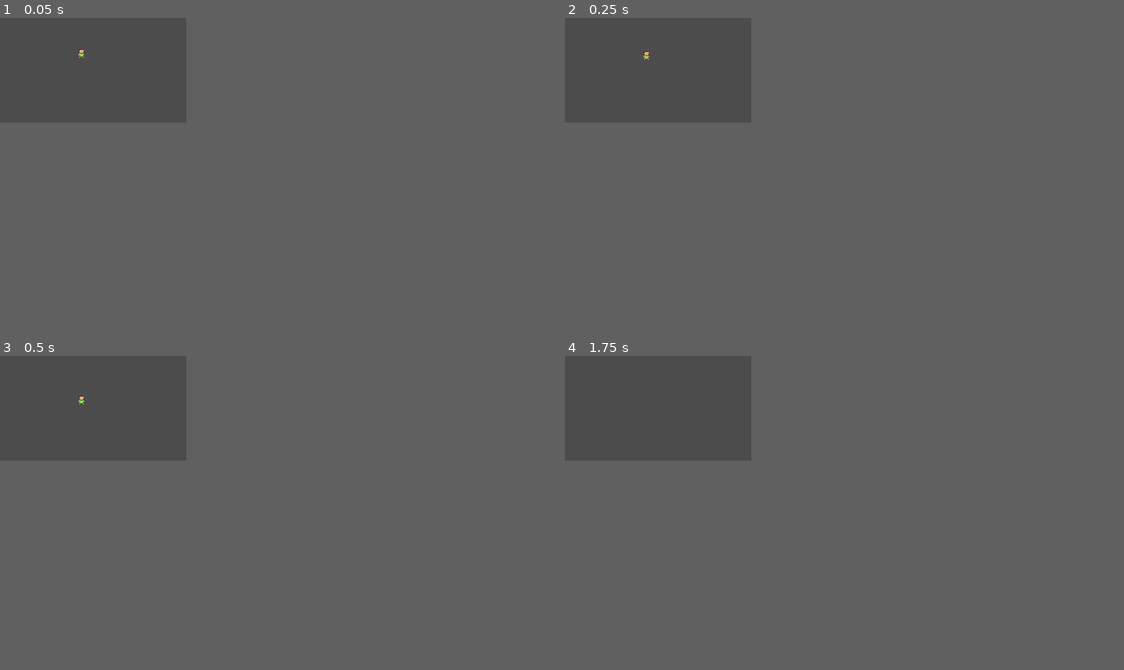
Above: before the commit, frames 1-4 (two rows, left to right).
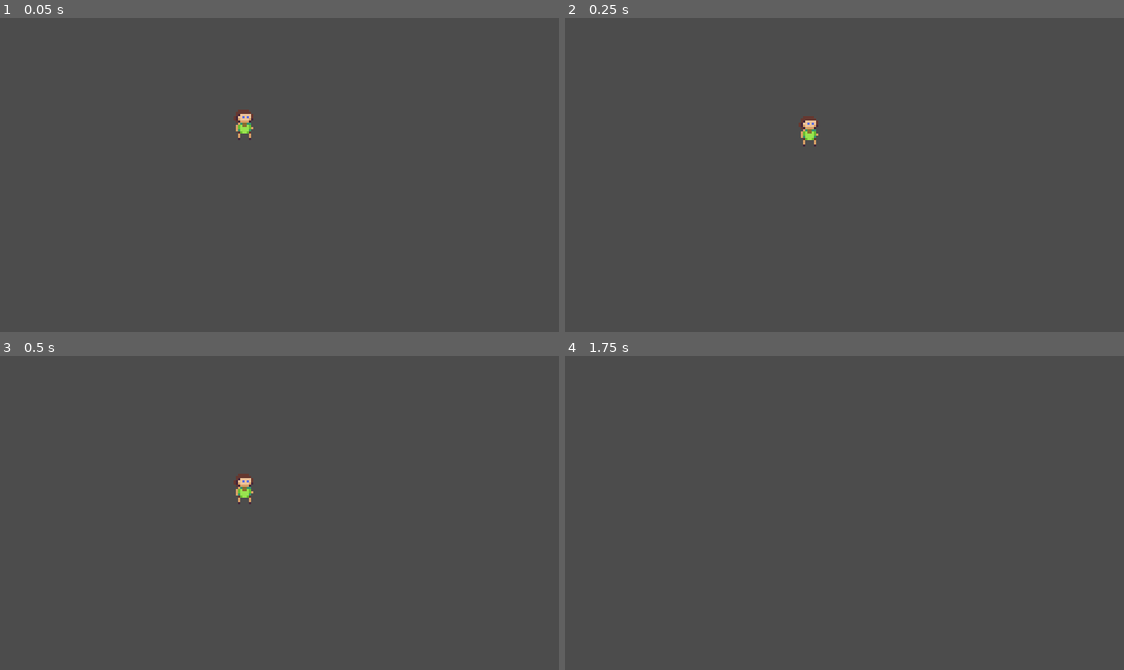
Above: after the commit, the same moments.

Repository: markopolojorgensen/github-gameoff-2020
Game: Godot game, scene res://game.tscn
Same seed, same stepped clock (60 frames per second), same inputs: the game is played once before the commit and once after it.
Inputs:
- Up to frame 1 (0.05 s): no input
- Up to frame 2 (0.25 s): no input
- Up to frame 3 (0.5 s): no input
- Up to frame 4 (1.75 s): no input
In our replay, the window is 256x144 before the commit and 768x432 after it. These sizes can differ from the game's own. Grey fills any space a smaller window leaves; there, only what the larger window draws over its background counts as a difference.

The runs differ from the first frame. In frame 1, 0.3% of the frame differs, in the area x 13-46%, y 9-39%; in frame 2, 0.3%; in frame 3, 0.3%; in frame 4, only the window size differs.

Commit message:
game auto-scales up on start, scaling mode configured

Diff:
--- /dev/null
+++ b/game.gd
@@ -0,0 +1,10 @@
+extends Node
+
+
+func _ready():
+	OS.window_size = Vector2(768, 432)
+	OS.window_position -= OS.window_size * 1/3
+
+func _unhandled_input(event):
+	if event.is_action_pressed("ui_cancel"):
+		get_tree().quit()
--- a/project.godot
+++ b/project.godot
@@ -27,6 +27,8 @@
 
 window/size/width=256
 window/size/height=144
+window/stretch/mode="viewport"
+window/stretch/aspect="keep"
 
 [importer_defaults]
 
